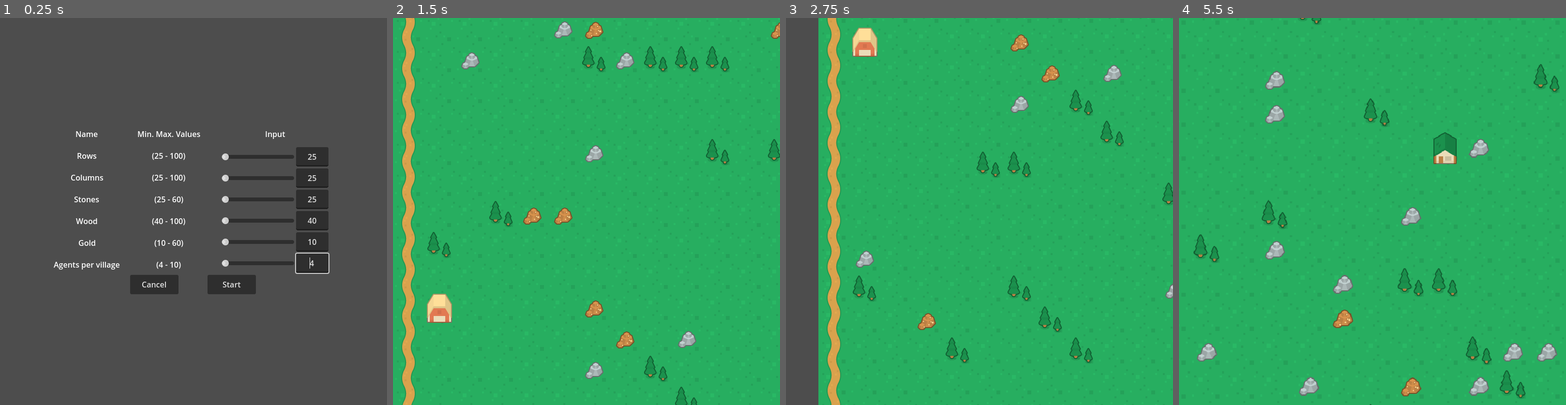
Above: before the commit, frames 1-4 (left to right).
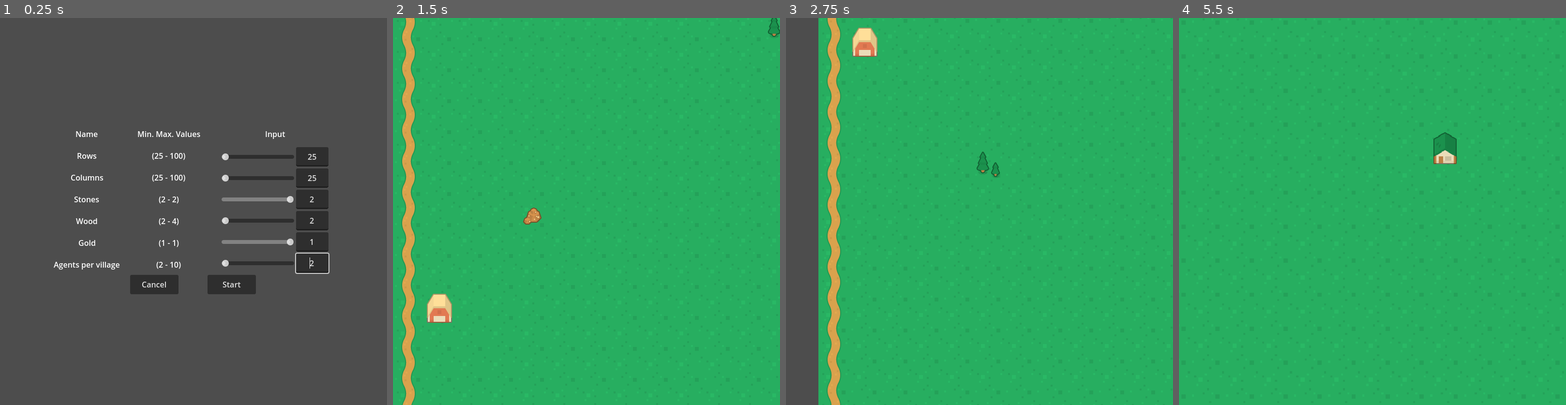
Above: after the commit, the same moments.

Repository: ApostolisSiampanis/intelligent-agents
Game: Godot game, scene res://scenes/input_screen.tscn
The game is run twice, just before and just after one commit, with the same random seed, the same clock (stepped at 60 frames per second) and the same inputs.
Inputs (mouse positions are in pixels of both pictures, inside the frame that each line leads up to):
- Up to frame 1 (0.25 s): no input
- Up to frame 2 (1.5 s): click "Start" at 0.5 s; tap Enter at 1.25 s; move the mouse to (671, 192) at 1.27 s; hold S (camera_move_down) from 1.28 s (still down)
- Up to frame 3 (2.75 s): move the mouse to (902, 230) at 2.02 s; release S (camera_move_down) at 2.03 s; tap A (camera_move_left) at 2.1 s
- Up to frame 4 (5.5 s): tap Space at 2.75, 5 s; move the mouse to (1411, 126) at 2.77 s; hold D (camera_move_right) 2.78-3.53 s; move the mouse to (1353, 288) at 3.52 s; tap W (camera_move_up) at 3.6 s; tap Enter at 4.25 s; move the mouse to (1488, 269) at 4.27 s; tap Middle mouse button (camera_pan) at 4.35 s; move the mouse to (1256, 153) at 5.02 s; tap Mouse wheel up (camera_zoom_in) at 5.1 s

The runs differ from the first frame. In frame 1, 0.7% of the frame differs, in the area x 39-82%, y 46-65%; in frame 2, 3.1%; in frame 3, 2.3%; in frame 4, 3.8%, in the area x 3-99%, y 0-100%.

Commit message:
small changes in values

Diff:
--- a/project.godot
+++ b/project.godot
@@ -19,7 +19,6 @@
 
 window/size/viewport_width=800
 window/size/viewport_height=800
-window/size/resizable=false
 window/vsync/vsync_mode=2
 
 [dotnet]
--- a/scenes/input_screen.tscn
+++ b/scenes/input_screen.tscn
@@ -87,25 +87,25 @@
 
 [node name="LabelStonesValue" type="Label" parent="CenterContainer/VBoxContainer/GridContainerParameters/VBoxContainerValue"]
 layout_mode = 2
-text = "(25 - 60)
+text = "(2 - 2)
 "
 horizontal_alignment = 1
 
 [node name="LabelWoodValue" type="Label" parent="CenterContainer/VBoxContainer/GridContainerParameters/VBoxContainerValue"]
 layout_mode = 2
-text = "(40 - 100)
+text = "(2 - 4)
 "
 horizontal_alignment = 1
 
 [node name="LabelGoldValue" type="Label" parent="CenterContainer/VBoxContainer/GridContainerParameters/VBoxContainerValue"]
 layout_mode = 2
-text = "(10 - 60)
+text = "(1 - 1)
 "
 horizontal_alignment = 1
 
 [node name="LabelAgentsValue" type="Label" parent="CenterContainer/VBoxContainer/GridContainerParameters/VBoxContainerValue"]
 layout_mode = 2
-text = "(4 - 10)
+text = "(2 - 10)
 "
 horizontal_alignment = 1
 
@@ -168,13 +168,13 @@
 [node name="HSlider" type="HSlider" parent="CenterContainer/VBoxContainer/GridContainerParameters/VBoxContainerInput/HBoxContainerStone"]
 custom_minimum_size = Vector2(150, 40)
 layout_mode = 2
-min_value = 25.0
-max_value = 60.0
-value = 25.0
+min_value = 2.0
+max_value = 2.0
+value = 2.0
 
 [node name="LineEdit" type="LineEdit" parent="CenterContainer/VBoxContainer/GridContainerParameters/VBoxContainerInput/HBoxContainerStone"]
 layout_mode = 2
-text = "25"
+text = "2"
 placeholder_text = "Value"
 alignment = 1
 expand_to_text_length = true
@@ -189,13 +189,13 @@
 [node name="HSlider" type="HSlider" parent="CenterContainer/VBoxContainer/GridContainerParameters/VBoxContainerInput/HBoxContainerWood"]
 custom_minimum_size = Vector2(150, 40)
 layout_mode = 2
-min_value = 40.0
-max_value = 80.0
-value = 40.0
+min_value = 2.0
+max_value = 4.0
+value = 2.0
 
 [node name="LineEdit" type="LineEdit" parent="CenterContainer/VBoxContainer/GridContainerParameters/VBoxContainerInput/HBoxContainerWood"]
 layout_mode = 2
-text = "40"
+text = "2"
 placeholder_text = "Value"
 alignment = 1
 expand_to_text_length = true
@@ -210,13 +210,13 @@
 [node name="HSlider" type="HSlider" parent="CenterContainer/VBoxContainer/GridContainerParameters/VBoxContainerInput/HBoxContainerGold"]
 custom_minimum_size = Vector2(150, 40)
 layout_mode = 2
-min_value = 10.0
-max_value = 60.0
-value = 10.0
+min_value = 4.0
+max_value = 4.0
+value = 4.0
 
 [node name="LineEdit" type="LineEdit" parent="CenterContainer/VBoxContainer/GridContainerParameters/VBoxContainerInput/HBoxContainerGold"]
 layout_mode = 2
-text = "10"
+text = "1"
 placeholder_text = "Value"
 alignment = 1
 expand_to_text_length = true
@@ -231,13 +231,13 @@
 [node name="HSlider" type="HSlider" parent="CenterContainer/VBoxContainer/GridContainerParameters/VBoxContainerInput/HBoxContainerAgents"]
 custom_minimum_size = Vector2(150, 40)
 layout_mode = 2
-min_value = 4.0
+min_value = 2.0
 max_value = 10.0
-value = 4.0
+value = 2.0
 
 [node name="LineEdit" type="LineEdit" parent="CenterContainer/VBoxContainer/GridContainerParameters/VBoxContainerInput/HBoxContainerAgents"]
 layout_mode = 2
-text = "4"
+text = "2"
 placeholder_text = "Value"
 alignment = 1
 expand_to_text_length = true
--- a/scripts/change_min_max_values.gd
+++ b/scripts/change_min_max_values.gd
@@ -53,6 +53,9 @@
 	var min_agents = max(1, int(total_max_resources * 0.1))
 	var max_agents = max(1, int(total_max_resources * 0.2))
 
+	if min_agents % 2 != 0:
+		min_agents += 1 # Ensure min_agents is even
+
 	if max_agents % 2 != 0:
 		max_agents += 1 # Ensure max_agents is even
 
